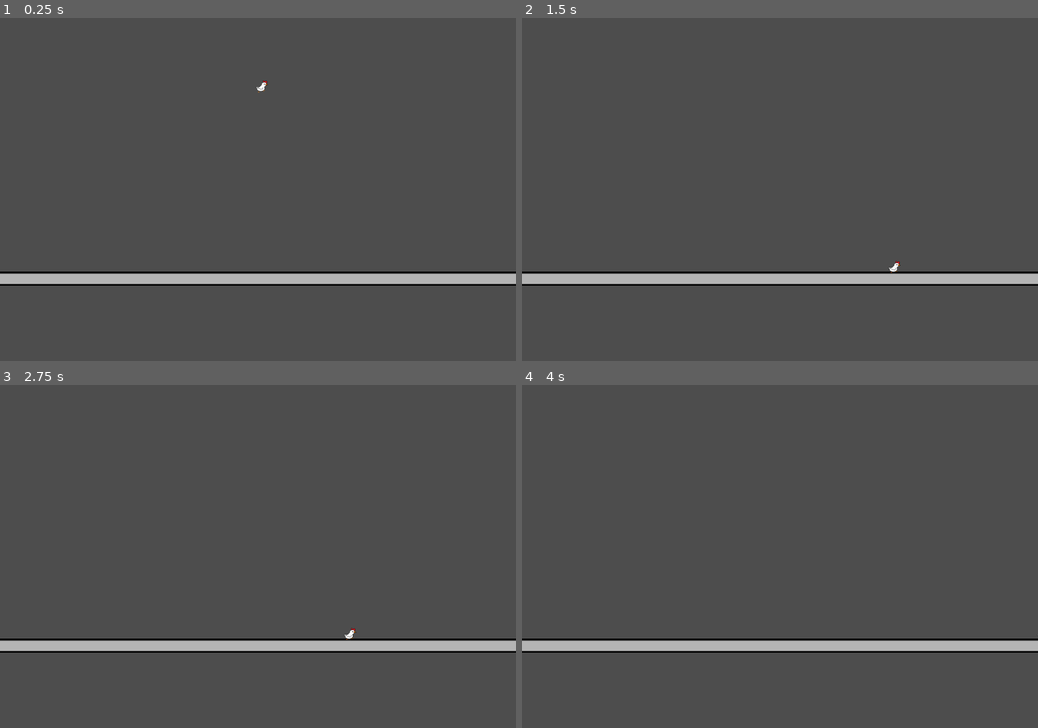
Above: before the commit, frames 1-4 (two rows, left to right).
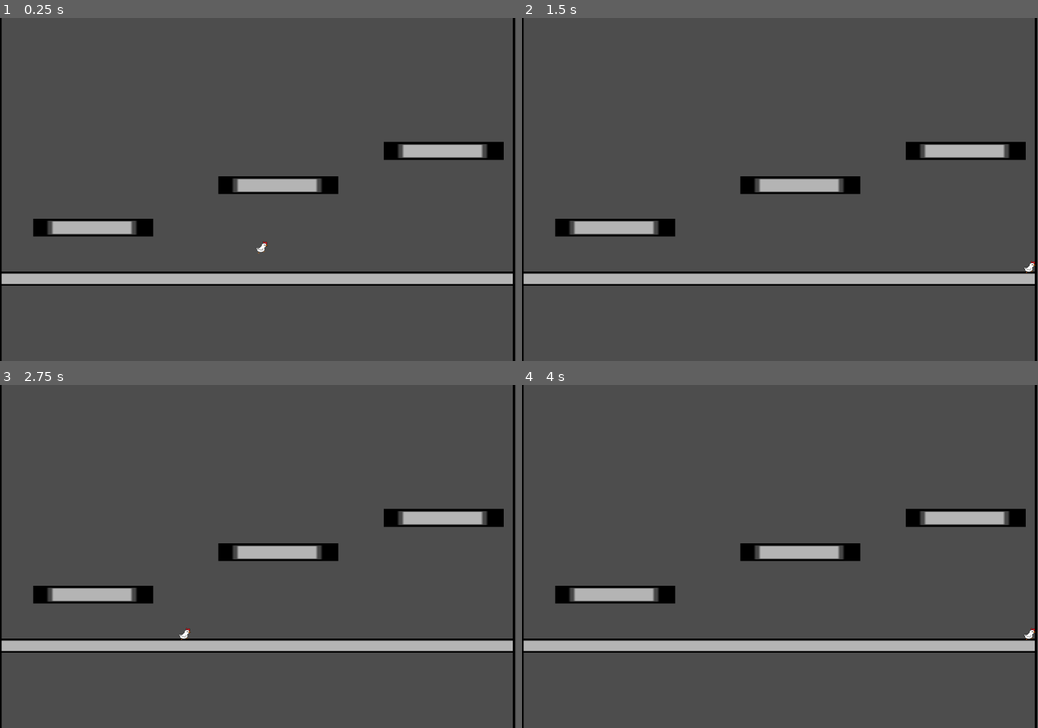
Above: after the commit, the same moments.

Repository: AubreyL1/Wingspan
Game: Godot game, scene res://testscene1.tscn
The game is run twice, just before and just after one commit, with the same random seed, the same clock (stepped at 60 frames per second) and the same inputs.
Inputs:
- Up to frame 1 (0.25 s): no input
- Up to frame 2 (1.5 s): tap Enter (ui_accept) at 0.5, 1.35 s; hold Enter (ui_accept) 0.53-1.28 s; hold Right (ui_right) from 0.53 s (still down)
- Up to frame 3 (2.75 s): tap Enter (ui_accept) at 1.52, 1.82, 2 s; release Right (ui_right) at 2.03 s; hold Left (ui_left) from 2.03 s (still down); hold Enter (ui_accept) from 2.03 s (still down)
- Up to frame 4 (4 s): release Left (ui_left) at 2.78 s; release Enter (ui_accept) at 2.78 s; hold Right (ui_right) from 2.78 s (still down); tap Enter (ui_accept) at 2.85, 3.02, 3.32 s; hold Enter (ui_accept) from 3.53 s (still down)

The runs differ from the first frame. In frame 1, 4.4% of the frame differs, in the area x 0-100%, y 0-100%; in frame 2, 4.4%; in frame 3, 4.4%; in frame 4, 4.4%.

Commit message:
movement code

Diff:
--- a/palyer.gd
+++ b/palyer.gd
@@ -1,10 +1,11 @@
 extends CharacterBody2D
 
 
-const SPEED = 20.0
 const JUMP_VELOCITY = -600.0
 
-var inertia = 0
+var lastDir = 0
+var speed = 10
+var dashing = false
 
 # Get the gravity from the project settings to be synced with RigidBody nodes.
 var gravity = ProjectSettings.get_setting("physics/2d/default_gravity")
@@ -12,28 +13,50 @@
 
 func _physics_process(delta):
 	# Add the gravity.
-	if not is_on_floor():
+	if not is_on_floor()&&!dashing:
 		velocity.y += gravity * delta
 
 	# Handle jump.
-	if Input.is_action_just_pressed("ui_up") and is_on_floor():
+	if Input.is_action_pressed("ui_up") and is_on_floor():
 		velocity.y = JUMP_VELOCITY
 
 	# Get the input direction and handle the movement/deceleration.
 	# As good practice, you should replace UI actions with custom gameplay actions.
 	var direction = Input.get_axis("ui_left", "ui_right")
-	inertia += SPEED
+
 	if direction > 0:
-		velocity.x = inertia
+		#Moves right
+		if velocity.x > 0:
+			speed = 50
+		else:
+			speed = 20
+		velocity.x += speed
+		lastDir = direction
 	elif direction < 0:
-		velocity.x = -1 * inertia
+		#Moves left
+		if velocity.x > 0:
+			speed = 50
+		else:
+			speed = 20
+		velocity.x -= speed
+		lastDir = direction
 	else:
-		velocity.x = move_toward(velocity.x, 0, SPEED)
-		inertia -= 50
-	#Limits speed
-	if inertia > 500:
-		inertia = 500
-	elif inertia < 0:
-		inertia = 0
+		#Stops the Bird when no movement keys are pressed
+		speed = move_toward(velocity.x, 0, 30)
+		velocity.x = speed
+
+	#Limits speed of player
+	if velocity.x > 1000:
+		velocity.x -= 40
+	elif velocity.x < -1000:
+		velocity.x += 40
+	if velocity.x < 1000||velocity.x > -1000:
+		dashing = false
+
+	# Handle Dash.
+	if Input.is_action_pressed("ui_accept"):
+		velocity.x = 2000*lastDir
+		dashing = true
+		velocity.y = 0
 
 	move_and_slide()
--- a/testscene1.tscn
+++ b/testscene1.tscn
@@ -9,5 +9,25 @@
 position = Vector2(923, 912)
 scale = Vector2(58.04, 1)
 
+[node name="Node2D2" parent="." instance=ExtResource("1_2uogd")]
+position = Vector2(325, 733)
+scale = Vector2(8.36805, 1.24182)
+
+[node name="Node2D5" parent="." instance=ExtResource("1_2uogd")]
+position = Vector2(-29, 746)
+scale = Vector2(1.37306, 48.6196)
+
+[node name="Node2D6" parent="." instance=ExtResource("1_2uogd")]
+position = Vector2(1823, 746)
+scale = Vector2(1.37306, 48.6196)
+
+[node name="Node2D3" parent="." instance=ExtResource("1_2uogd")]
+position = Vector2(971, 585)
+scale = Vector2(8.36805, 1.24182)
+
+[node name="Node2D4" parent="." instance=ExtResource("1_2uogd")]
+position = Vector2(1548, 465)
+scale = Vector2(8.36805, 1.24182)
+
 [node name="CharacterBody2D" parent="." instance=ExtResource("2_hk4t7")]
-position = Vector2(913, 207)
+position = Vector2(913, 770)
